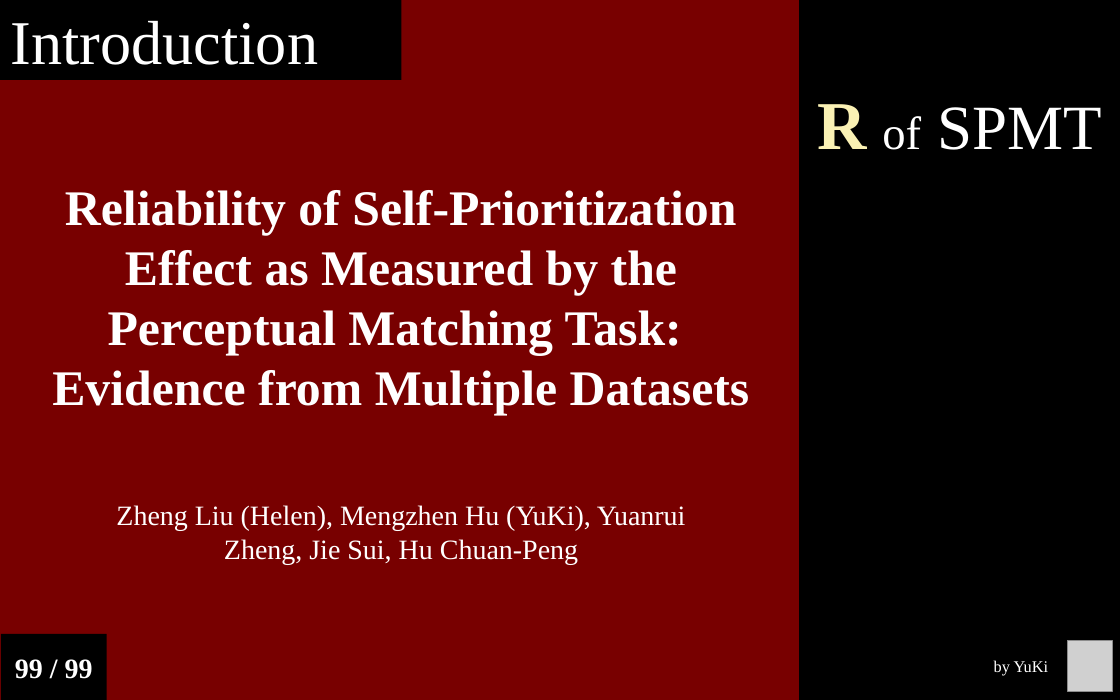
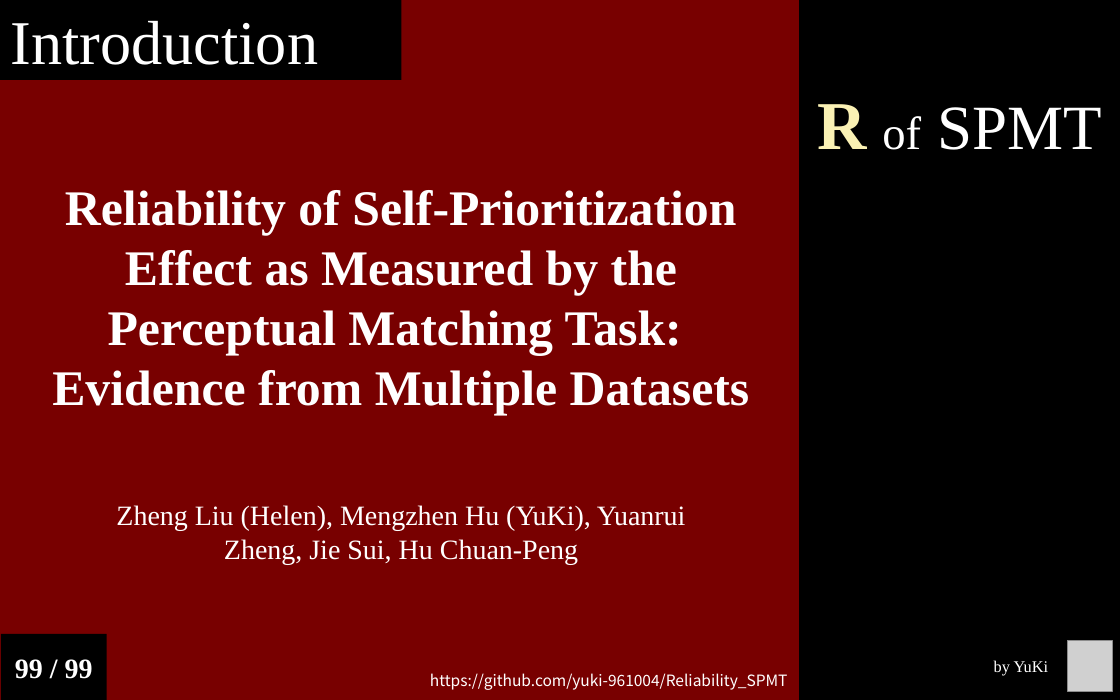
Before and after one commit to Chuan-Peng-Lab/ReliabilitySPE, a slide deck: slide 2 of 6_Reports/6_2_Phase_2/End_Semester_Report.pptx. Drawn at 1120x700 pixels with LibreOffice and Linux fonts; fonts in the diff are those of the drawing; grey boxes stand for pictures. Boxes give left, top, right and bottom in pixels: in the first picture for what was removed or moved away, otherwise in the second. Text is boxed around its words. In the diff, an @@ line names an element or a change of style, - is before the commit and + after.

```diff
--- a/6_Reports/6_2_Phase_2/End_Semester_Report.pptx
+++ b/6_Reports/6_2_Phase_2/End_Semester_Report.pptx
@@ text added at [430,673,788,690], 10 pt, text #FFFFFF @@
+https://github.com/yuki-961004/Reliability_SPMT
```
Also in this commit, not shown: 1 other slide changed, 24 slides added, 3 other files.
